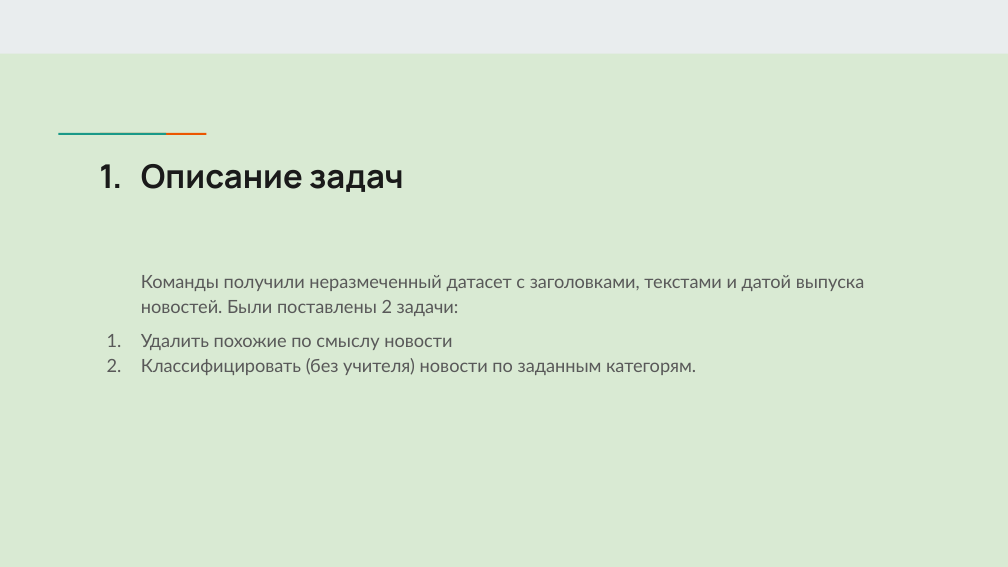
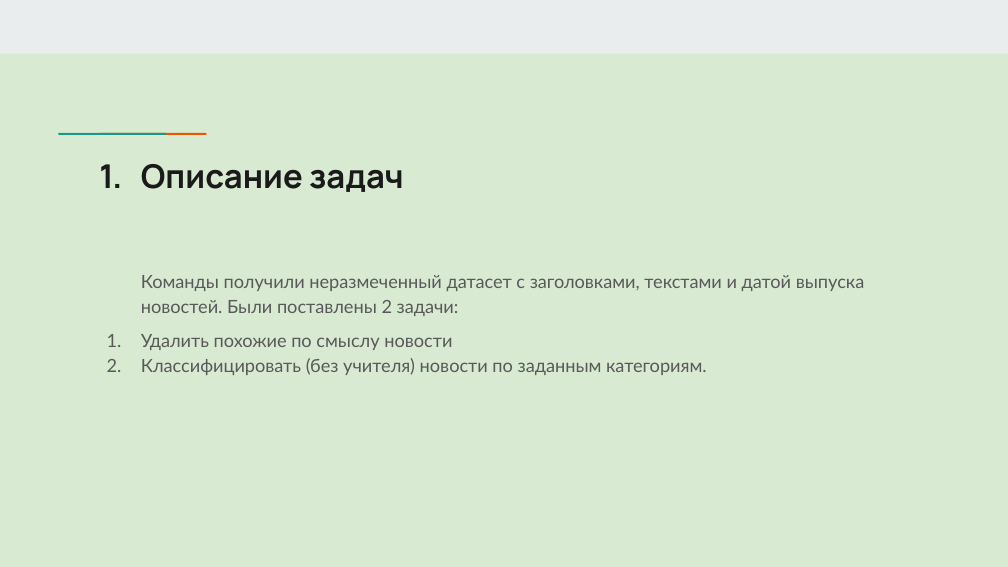
Before and after one commit to garshinmail/Hackhatons, a slide deck: slide 2 of AI NEWS/Презентация.pptx. Drawn at 1008x567 pixels with LibreOffice and Linux fonts; fonts in the diff are those of the drawing. Boxes give left, top, right and bottom in pixels: in the first picture for what was removed or moved away, otherwise in the second. Text is boxed around its words. In the diff, an @@ line names an element or a change of style, - is before the commit and + after.

```diff
--- a/AI NEWS/Презентация.pptx
+++ b/AI NEWS/Презентация.pptx
@@ text at [141, 358, 707, 375]: text changed @@
-2. Классифицировать (без учителя) новости по заданным категорям.
+2. Классифицировать (без учителя) новости по заданным категориям.
```
